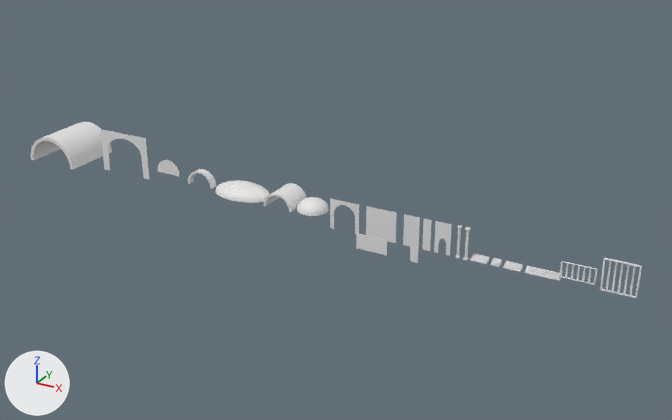
What one commit did to the Blender file Environnements Pre-tests/The Great Prison/Walls/Walls.blend.
Rendered twice from a 50 mm lens placed at (70.0, -184.3, 97.4), pointed at (-33.1, 3.2, 3.7). The axes (+X, +Y, +Z) are drawn at lower left. The lights are the same throughout. The first picture is the older version.

Names of what the first picture shows: 'Barred walls', 'Cylinder roof', 'Cylinder roof 16', 'Cylinder roof 2 pcs', 'Large Barred Walls', 'Spherical Roof 16 *10', 'Stairs', 'Stairs  lg', 'Stairs 2', 'Wall 16*16 with arch opening', 'Wall 2*4', 'Wall 2*8', 'Wall 4 * 4', 'Wall 4 * 4 with arch opening', 'Wall 8 * 4', 'Wall 8*4 sm', 'Wall 8*8 with arch opening', 'Wall for filling cylinder roofs' and 4 more.
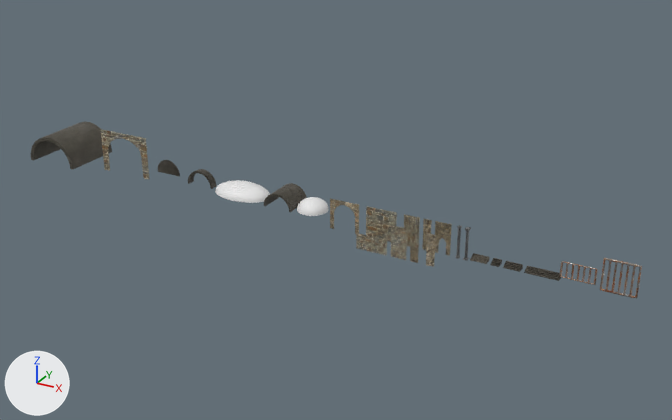
Location of each change, (x1, y1, x2, y2) in pixels of the pictures (672 x 420 px):
'Cylinder roof 16', recoloured (white to grey): (31, 122, 112, 169) in both
'Wall 8 * 4', recoloured (darker): (366, 206, 397, 242) in both
'Cylinder roof', recoloured (white to grey): (264, 183, 307, 212) in both
'Large Barred Walls', recoloured (darker): (600, 258, 642, 299) in both
'Wall 4 * 4 for verticals', added: after (390, 225, 407, 260)
'Wall 8*4 sm', recoloured (darker): (356, 233, 387, 255) in both
'Wall 4 * 4', recoloured (white to brown): (404, 214, 420, 247) in both
'Wall 4 * 4 with arch opening', recoloured (white to brown): (435, 221, 452, 256) in both
'Barred walls', recoloured (darker): (559, 261, 598, 285) in both
'Stairs  lg', recoloured (white to black): (524, 266, 561, 281) in both
'Wall 2*8 for verticals', added: after (426, 233, 436, 267)
'Wall 2*8', recoloured (white to brown): (422, 219, 432, 250) in both
'Cylinder roof 2 pcs', recoloured (white to black): (188, 169, 217, 189) in both
'Stairs 2', recoloured: (503, 261, 523, 272) in both
'Stairs', recoloured: (470, 253, 490, 264) in both
'Wall 2*4', recoloured: (410, 246, 419, 263) in both
part 1 of me_cube, recoloured (white to brown): (330, 198, 359, 234) in both
part 2 of me_plane_006, recoloured (white to black): (158, 160, 180, 176) in both
part 3 of me_cube_002, recoloured (white to brown): (100, 129, 149, 180) in both

What changed in the scene script:
```text
Add mat_wall_materials:
    mat_wall_materials = bpy.data.materials.new('Wall Materials')
    # uses the picture img_castle_wall_slates_diff_1k_jpg
    # uses the picture img_castle_wall_slates_disp_1k_png
Add mat_stone_material:
    mat_stone_material = bpy.data.materials.new('Stone material')
    # uses the picture img_concrete032_1k_jpg_color_jpg
    # uses the picture img_concrete032_1k_jpg_displacement_jpg
    # uses the picture img_concrete032_1k_jpg_normalgl_jpg
    # uses the picture img_concrete032_1k_jpg_roughness_jpg
Add mat_wall_material_2:
    mat_wall_material_2 = bpy.data.materials.new('Wall Material 2')
    # uses the picture img_castle_wall_varriation_diff_1k_jpg
    # uses the picture img_castle_wall_varriation_disp_1k_png
Add mat_rusted_iron_material:
    mat_rusted_iron_material = bpy.data.materials.new('Rusted Iron Material')
    # uses the picture img_metal053c_1k_jpg_color_jpg
    # uses the picture img_metal053c_1k_jpg_displacement_jpg
    # uses the picture img_metal053c_1k_jpg_metalness_jpg
    # uses the picture img_metal053c_1k_jpg_normalgl_jpg
    # uses the picture img_metal053c_1k_jpg_roughness_jpg
Change me_plane:
    where me_plane.from_pydata(...)  # 8 vertices, 6 faces; spans x -2.0..2.0, y -0.05..0.05, z 0.01..8.01
    add me_plane.materials.append(mat_wall_material_2)
Change me_plane_001:
    where me_plane_001.from_pydata(...)  # 8 vertices, 6 faces; spans x -1.0..1.0, y -0.05..0.05, z 0.01..8.01
    add me_plane_001.materials.append(mat_wall_materials)
Change me_plane_002:
    where me_plane_002.from_pydata(...)  # 54 vertices, 29 faces; spans x -2.0..2.0, y -0.05..0.05, z 0.01..8.01
    add me_plane_002.materials.append(mat_wall_materials)
Change me_stairs:
    where me_stairs.from_pydata(...)  # 194 vertices, 184 faces; spans x -2.0..2.0, y -0.02..1.98, z 0.0..1.0
    remove me_stairs.materials.append(mat_stairs_material)
    add me_stairs.materials.append(mat_stone_material)
Change me_stairs_001:
    where me_stairs_001.from_pydata(...)  # 122 vertices, 115 faces; spans x -2.0..2.0, y -0.04..1.96, z 0.0..1.0
    remove me_stairs_001.materials.append(mat_stairs_material)
    add me_stairs_001.materials.append(mat_stone_material)
Change me_plane_003:
    where me_plane_003.from_pydata(...)  # 8 vertices, 6 faces; spans x -4.0..4.0, y -0.05..0.05, z 0.01..8.01
    add me_plane_003.materials.append(mat_wall_material_2)
Change me_cube:
    where me_cube.from_pydata(...)  # 42 vertices, 23 faces; spans x -4.0..4.0, y -0.05..0.05, z -4.0..4.0
    me_cube part 1: 4 of the faces centred in x 0.0..4.0, y -0.05..0.05, z 0.0..4.0 switch from no material to mat_wall_materials
Change me_cylinder_001:
    where me_cylinder_001.from_pydata(...)  # 68 vertices, 66 faces; spans x -4.0..4.0, y -0.05..4.0, z -4.0..4.0
    add me_cylinder_001.materials.append(mat_stone_material)
Change me_cylinder_002:
    where me_cylinder_002.from_pydata(...)  # 68 vertices, 66 faces; spans x -4.0..4.0, y -0.05..4.11, z -1.0..1.0
    add me_cylinder_002.materials.append(mat_stone_material)
Change me_plane_004:
    where me_plane_004.from_pydata(...)  # 294 vertices, 304 faces; spans x -4.0..4.0, y -2.0..2.0, z -0.19..0.19
    add me_plane_004.materials.append(mat_rusted_iron_material)
Change me_plane_005:
    where me_plane_005.from_pydata(...)  # 294 vertices, 304 faces; spans x -4.0..4.0, y -4.0..4.0, z -0.19..0.19
    add me_plane_005.materials.append(mat_rusted_iron_material)
Change me_stairs_003:
    where me_stairs_003.from_pydata(...)  # 122 vertices, 115 faces; spans x -4.0..4.0, y -0.04..1.96, z 0.0..1.0
    remove me_stairs_003.materials.append(mat_stairs_material)
    add me_stairs_003.materials.append(mat_stone_material)
Change me_plane_006:
    where me_plane_006.from_pydata(...)  # 34 vertices, 19 faces; spans x -3.77..3.77, y -0.05..0.05, z 0.01..4.04
    me_plane_006 part 2: all 3 faces centred in x 0.0, y -0.05..0.05, z 0.01..2.41 switch from no material to mat_stone_material
Change me_cube_002:
    where me_cube_002.from_pydata(...)  # 42 vertices, 23 faces; spans x -8.0..8.0, y 0.0, z -6.0..6.0
    me_cube_002 part 3: all 3 faces centred in x 0.0, y 0.0, z 1.6..6.0 switch from no material to mat_wall_material_2
Change me_plane_007:
    where me_plane_007.from_pydata(...)  # 8 vertices, 6 faces; spans x -1.0..1.0, y -0.05..0.05, z 0.01..4.01
    add me_plane_007.materials.append(mat_wall_materials)
Change me_plane_008:
    where me_plane_008.from_pydata(...)  # 8 vertices, 6 faces; spans x -4.0..4.0, y -0.05..0.05, z 0.01..4.01
    add me_plane_008.materials.append(mat_wall_material_2)
Change me_cylinder_003:
    where me_cylinder_003.from_pydata(...)  # 68 vertices, 66 faces; spans x -8.0..8.0, y -0.1..7.9, z -8.0..8.0
    add me_cylinder_003.materials.append(mat_stone_material)
Add ob_wall_2_8_for_verticals:
    ob_wall_2_8_for_verticals = bpy.data.objects.new('Wall 2*8 for verticals', me_plane_010)  # a box spanning x -1.0..1.0, y -0.05..0.05, z 0.01..8.01
    ob_wall_2_8_for_verticals.location = (-3.0, -7.0, 0.0)
Add ob_wall_4___4_for_verticals:
    ob_wall_4___4_for_verticals = bpy.data.objects.new('Wall 4 * 4 for verticals', me_plane_009)  # a box spanning x -2.0..2.0, y -0.05..0.05, z 0.01..8.01
    ob_wall_4___4_for_verticals.location = (-11.0, -7.0, 0.0)
```
